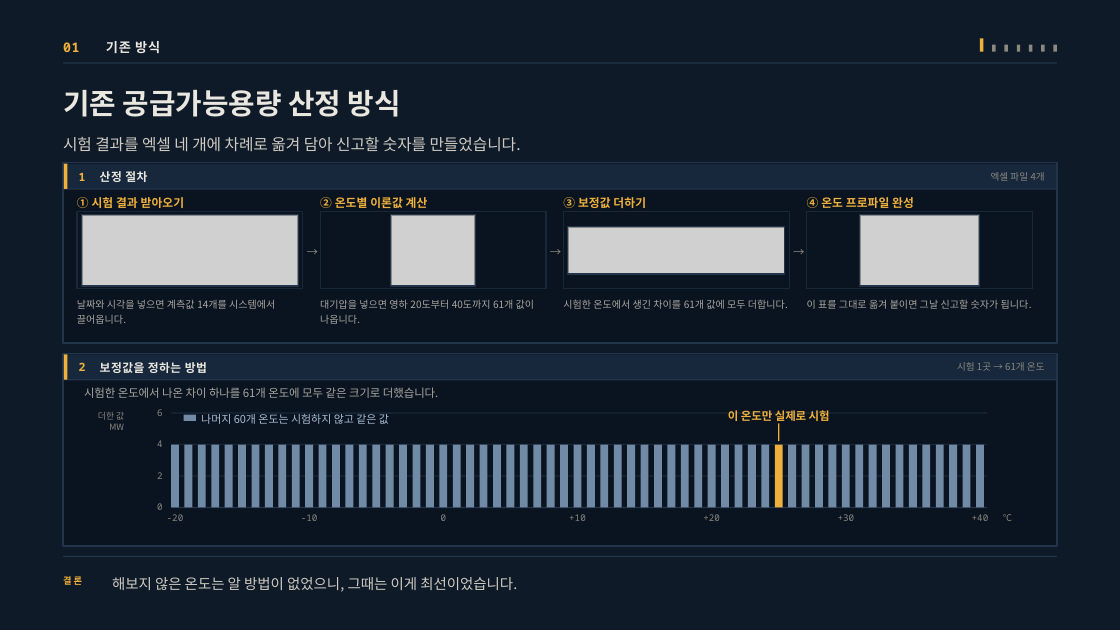
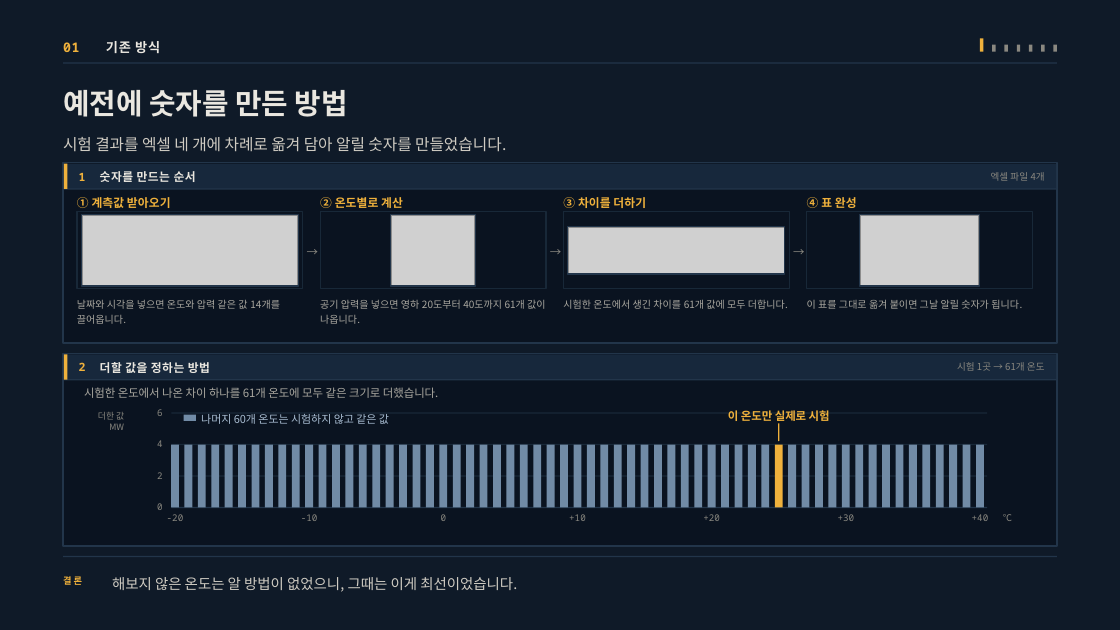
Before and after one commit to jooh-ai/Narae-AI, a slide deck: slide 4 of docs/ppt/위례_공급가능용량_최종발표_v3.pptx (slide 3 before the commit). Drawn at 1120x630 pixels with LibreOffice and Linux fonts; fonts in the diff are those of the drawing; grey boxes stand for pictures. Boxes give left, top, right and bottom in pixels: in the first picture for what was removed or moved away, otherwise in the second. Text is boxed around its words. In the diff, an @@ line names an element or a change of style, - is before the commit and + after.

```diff
--- a/docs/ppt/위례_공급가능용량_최종발표_v3.pptx
+++ b/docs/ppt/위례_공급가능용량_최종발표_v3.pptx
@@ text at [63, 90, 348, 117]: text changed @@
-기존 공급가능용량 산정 방식
+예전에 숫자를 만든 방법
@@ text at [63, 137, 506, 152]: text changed @@
-시험 결과를 엑셀 네 개에 차례로 옮겨 담아 신고할 숫자를 만들었습니다.
+시험 결과를 엑셀 네 개에 차례로 옮겨 담아 알릴 숫자를 만들었습니다.
@@ text at [100, 171, 196, 182]: text changed @@
-산정 절차
+숫자를 만드는 순서
@@ text at [77, 197, 171, 208]: text changed @@
-① 시험 결과 받아오기
+① 계측값 받아오기
@@ text at [320, 197, 403, 208]: text changed @@
-② 온도별 이론값 계산
+② 온도별로 계산
@@ text at [563, 197, 646, 208]: text changed @@
-③ 보정값 더하기
+③ 차이를 더하기
@@ text at [807, 197, 857, 208]: text changed @@
-④ 온도 프로파일 완성
+④ 표 완성
@@ text at [77, 300, 280, 324]: text changed @@
-날짜와 시각을 넣으면 계측값 14개를 시스템에서 끌어옵니다.
+날짜와 시각을 넣으면 온도와 압력 같은 값 14개를 끌어옵니다.
@@ text at [320, 300, 545, 324]: text changed @@
-대기압을 넣으면 영하 20도부터 40도까지 61개 값이 나옵니다.
+공기 압력을 넣으면 영하 20도부터 40도까지 61개 값이 나옵니다.
@@ text at [807, 300, 1022, 309]: text changed @@
-이 표를 그대로 옮겨 붙이면 그날 신고할 숫자가 됩니다.
+이 표를 그대로 옮겨 붙이면 그날 알릴 숫자가 됩니다.
@@ text at [100, 362, 210, 373]: text changed @@
-보정값을 정하는 방법
+더할 값을 정하는 방법
```
Also in this commit, not shown: 8 other slides changed, 1 slide added, 16 other files.
